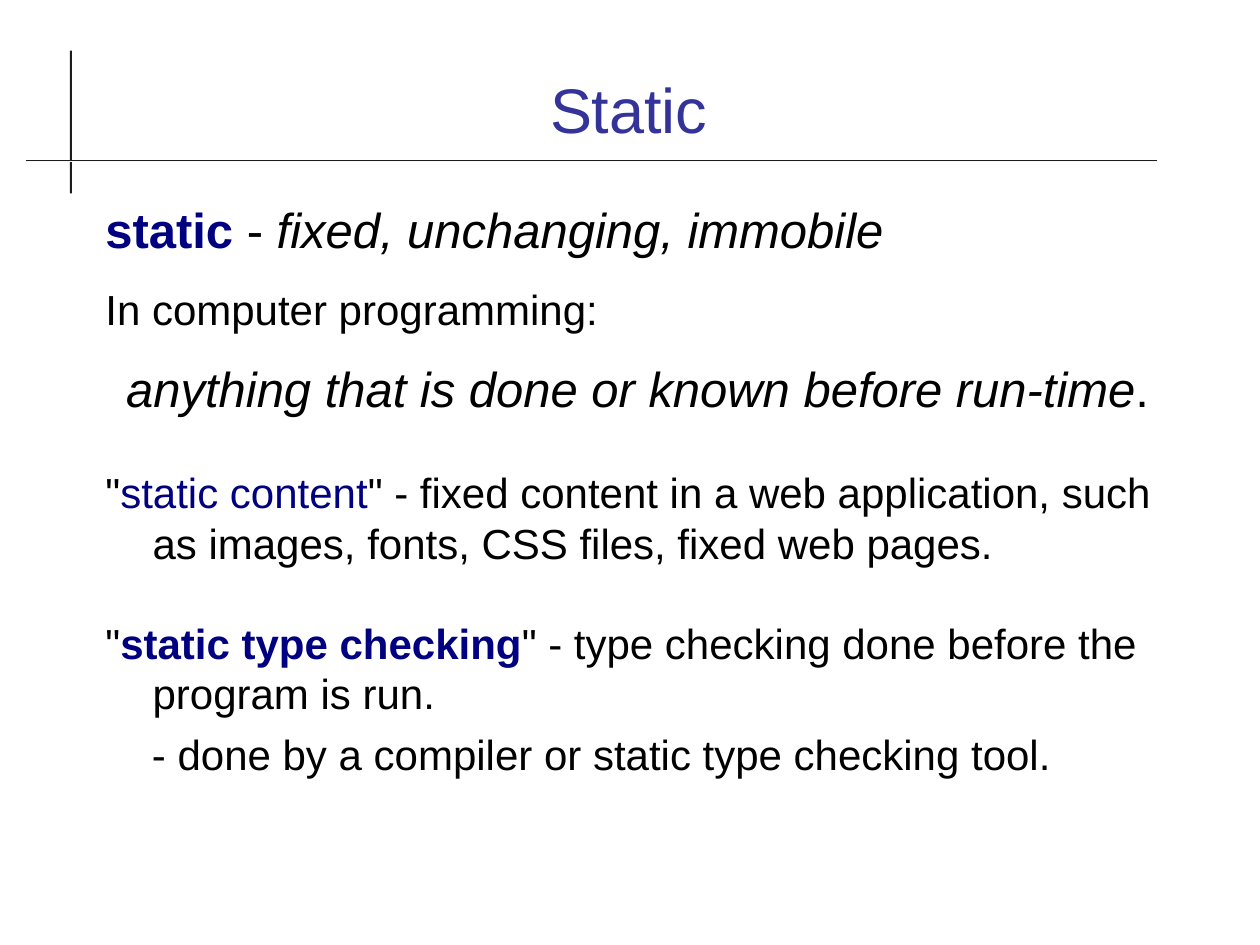
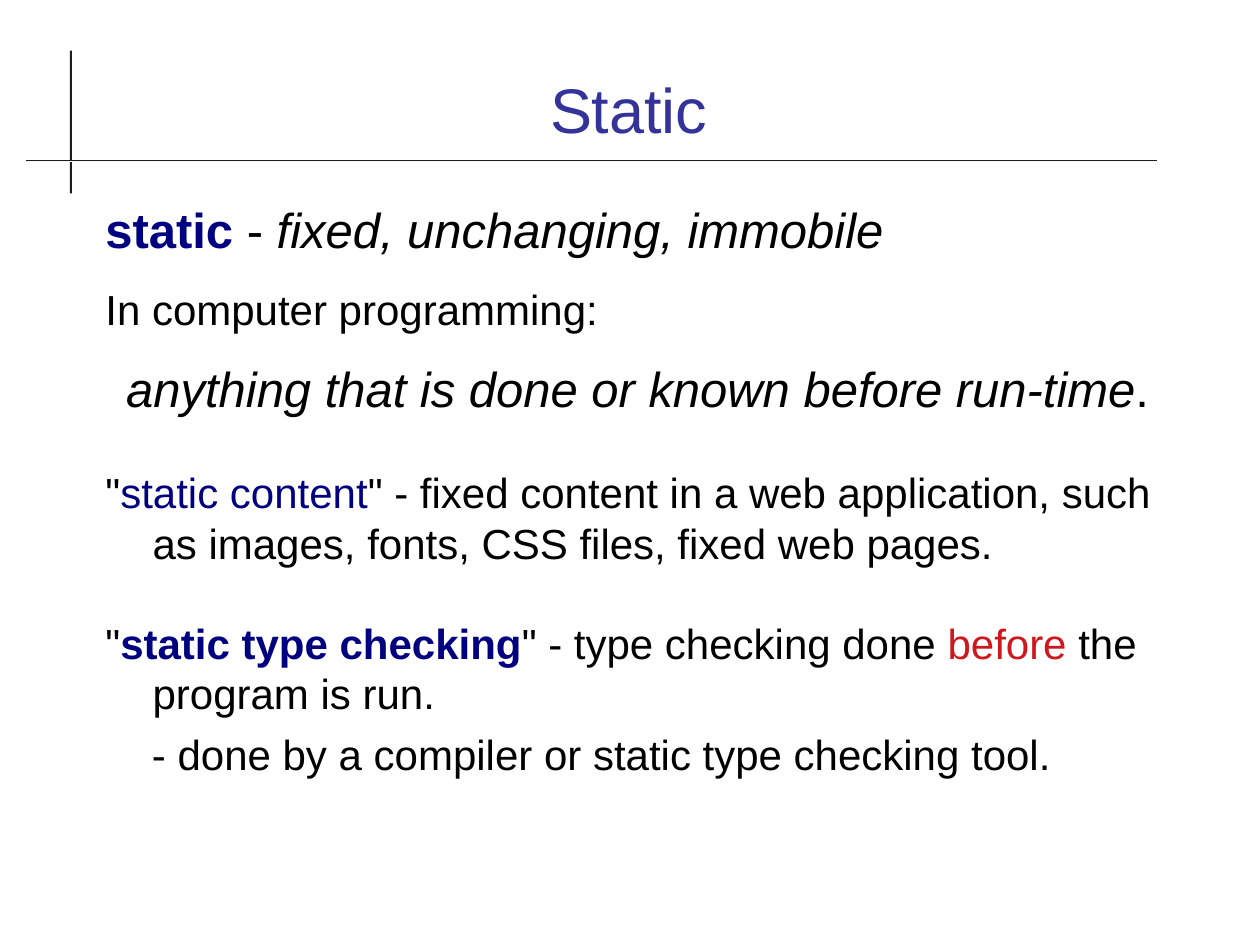
Before and after one commit to cpske/ISP, a slide deck: slide 3 of code-quality/Type-Checking.odp. Drawn at 1260x945 pixels with LibreOffice and Linux fonts; fonts in the diff are those of the drawing. Boxes give left, top, right and bottom in pixels: in the first picture for what was removed or moved away, otherwise in the second. Text is boxed around its words. In the diff, an @@ line names an element or a change of style, - is before the commit and + after.

Commit message:
update type checking slides

```diff
--- a/code-quality/Type-Checking.odp
+++ b/code-quality/Type-Checking.odp
@@ text at [105,628,1136,717]: text colour #000000 to #CE181E in "before" @@
```
Also in this commit, not shown: 11 other slides changed, 1 other file.
